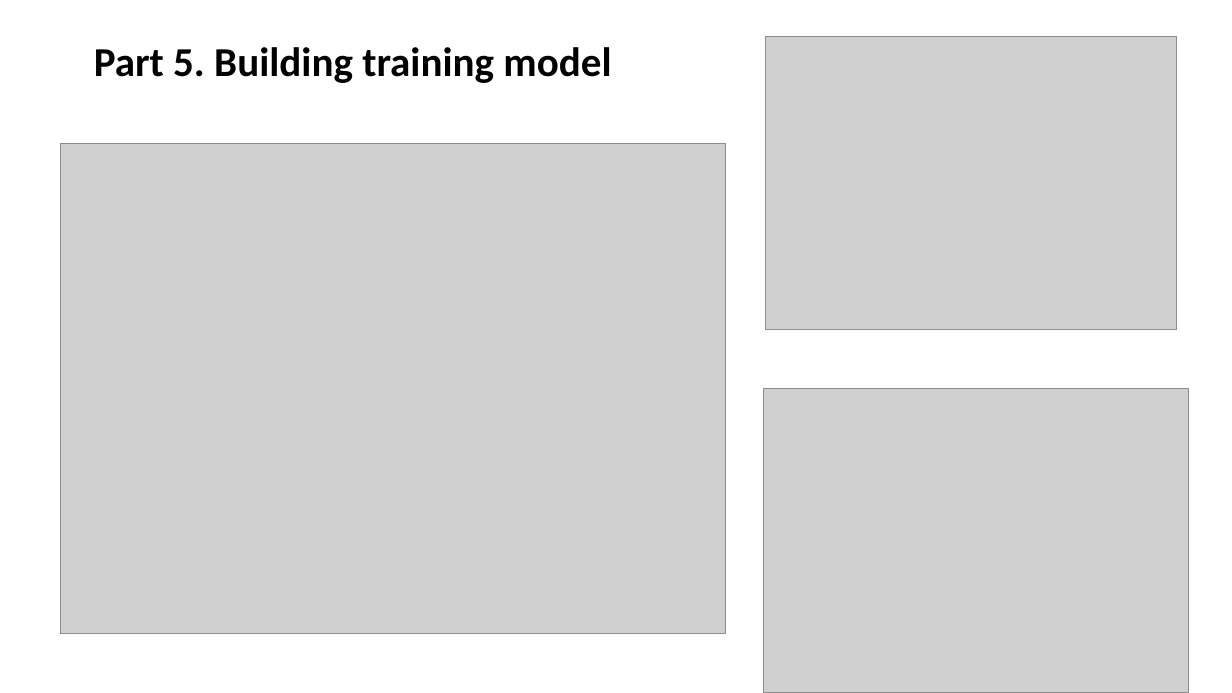
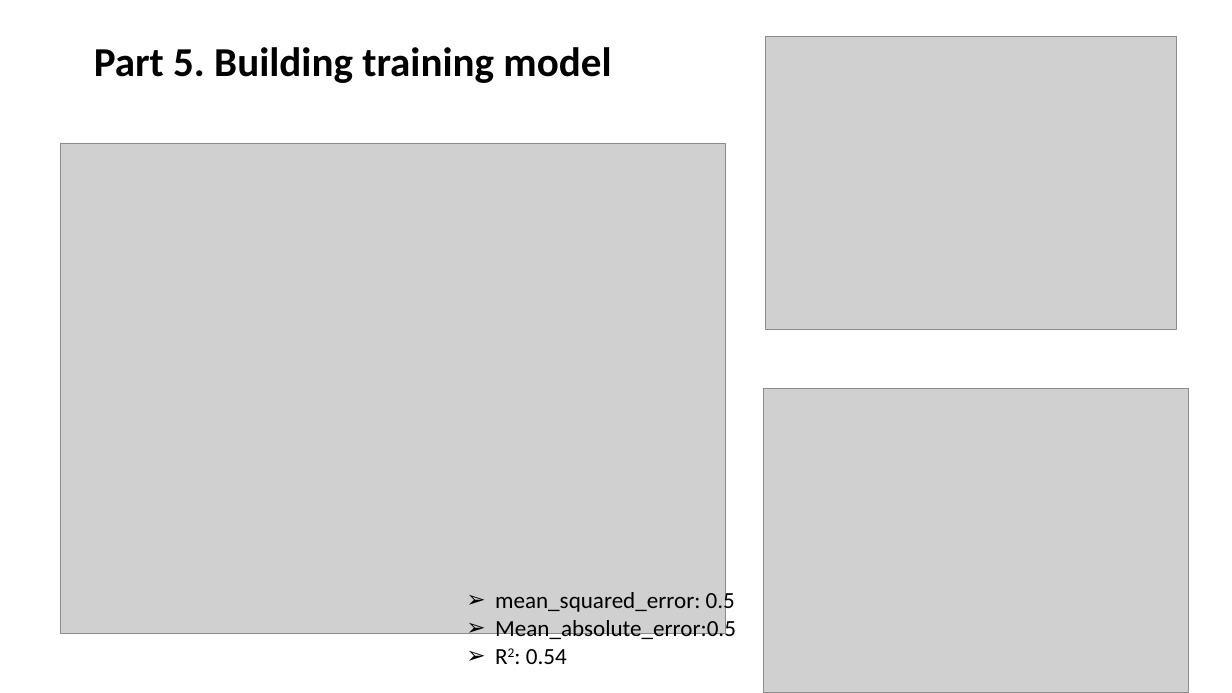
Before and after one commit to xudaiyanzi/oil_production, a slide deck: slide 9 of YanXu_Prediction of oil production.pptx. Drawn at 1232x693 pixels with LibreOffice and Linux fonts; fonts in the diff are those of the drawing; grey boxes stand for pictures. Boxes give left, top, right and bottom in pixels: in the first picture for what was removed or moved away, otherwise in the second. Text is boxed around its words. In the diff, an @@ line names an element or a change of style, - is before the commit and + after.

```diff
--- a/YanXu_Prediction of oil production.pptx
+++ b/YanXu_Prediction of oil production.pptx
@@ text added at (x1=495, y1=589, x2=736, y2=664), 18 pt, text #000000 @@
+➢ mean_squared_error: 0.5
+➢ Mean_absolute_error:0.5
+➢ R2: 0.54
```
Also in this commit, not shown: 5 other slides changed, 3 slides added, 1 slide removed, 8 other files.
